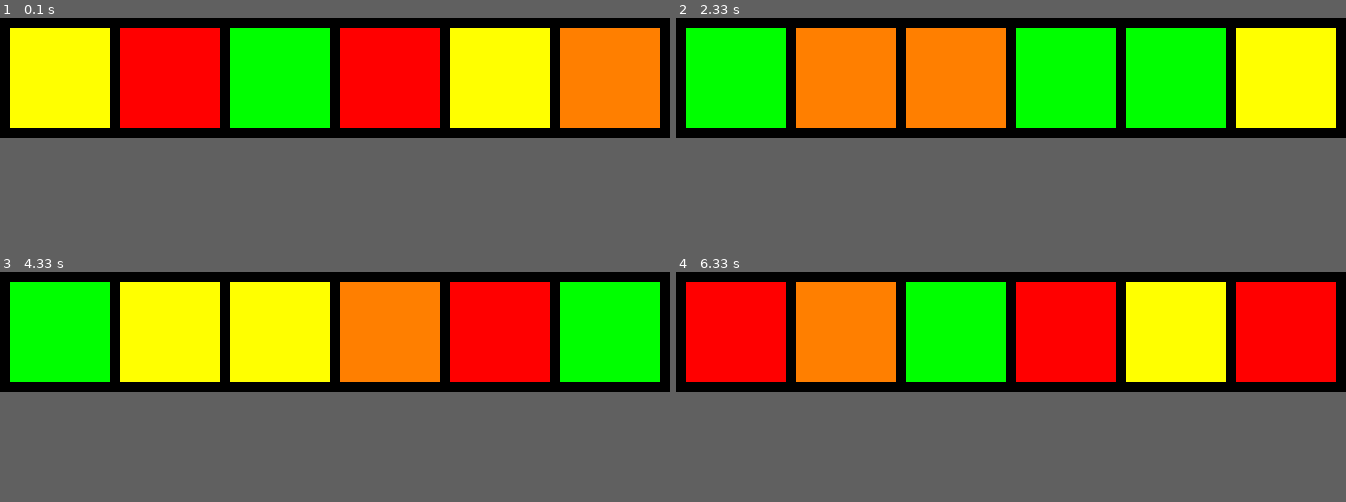
Above: before the commit, frames 1-4 (two rows, left to right).
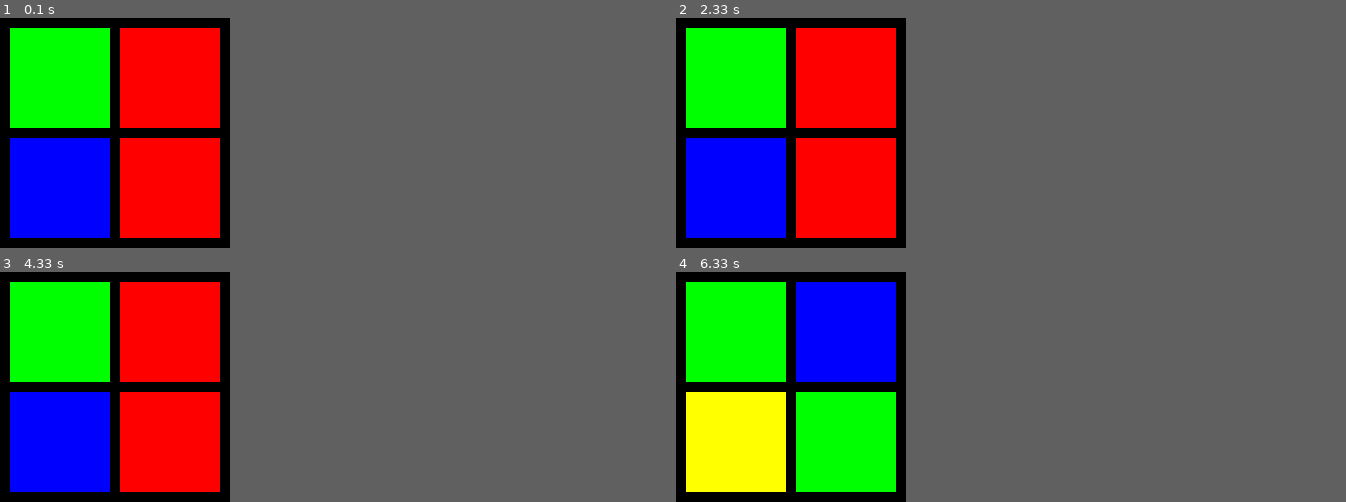
Above: after the commit, the same moments.

Repository: jduffey/watchgirl
Game: pygame game, started from new_signalmaker.py
Two runs of this game, one before a commit and one after it. Both use one fixed random seed, a clock stepped at 60 frames per second and the inputs below.
Inputs:
- Up to frame 1 (0.1 s): no input
- Up to frame 2 (2.33 s): no input
- Up to frame 3 (4.33 s): no input
- Up to frame 4 (6.33 s): no input
In our replay, the window is 670x120 before the commit and 230x230 after it. These sizes can differ from the game's own. Grey fills any space a smaller window leaves; there, only what the larger window draws over its background counts as a difference.

The runs differ from the first frame. In frame 1, 42% of the frame differs, in the area x 0-99%, y 4-100%; in frame 2, 38%; in frame 3, 42%; in frame 4, 44%, in the area x 0-100%, y 0-100%.

Commit message:
clean up config

Diff:
--- a/config.py
+++ b/config.py
@@ -1,31 +1,22 @@
 constants = {
     'SECRET' : 'PRIVATE_KEY_GOES_HERE',
-    'PERIOD_IN_SECONDS' : 2,
-    'WINDOW_TITLE' : 'Identifier #580CD2E889BD - Onett Art Museum Main Entrance',
+    'PERIOD_IN_SECONDS' : 5,
+    'WINDOW_TITLE' : 'Bank Vault #1',
     'BORDER_THICKNESS' : 10,
     'ICON_SIZE_X' : 100,
     'ICON_SIZE_Y' : 100,
-    'NUM_COLS' : 6,
-    'NUM_ROWS' : 1,
+    'NUM_COLS' : 2,
+    'NUM_ROWS' : 2,
     'MY_RED' : (255, 0, 0),
-    'MY_ORANGE' : (255, 127, 0),
     'MY_YELLOW' : (255, 255, 0),
     'MY_GREEN' : (0, 255, 0),
     'MY_BLUE' : (0, 0, 255),
-    'MY_VIOLET' : (75, 0, 130),
-    'MY_BROWN' : (102, 51, 0),
-    'MY_GREY' : (40, 40, 40),
     'MY_BLACK' : (0, 0, 0),
-    'MY_WHITE':  (255, 255, 255),
     }
 
 number_color_dict = {
     '0': constants['MY_RED'],
-    '1': constants['MY_ORANGE'],
-    '2': constants['MY_YELLOW'],
-    '3': constants['MY_GREEN'],
-    '4': constants['MY_BLUE'],
-    '5': constants['MY_VIOLET'],
-    '6': constants['MY_BROWN'],
-    '7': constants['MY_GREY']
+    '1': constants['MY_YELLOW'],
+    '2': constants['MY_GREEN'],
+    '3': constants['MY_BLUE']
 }
